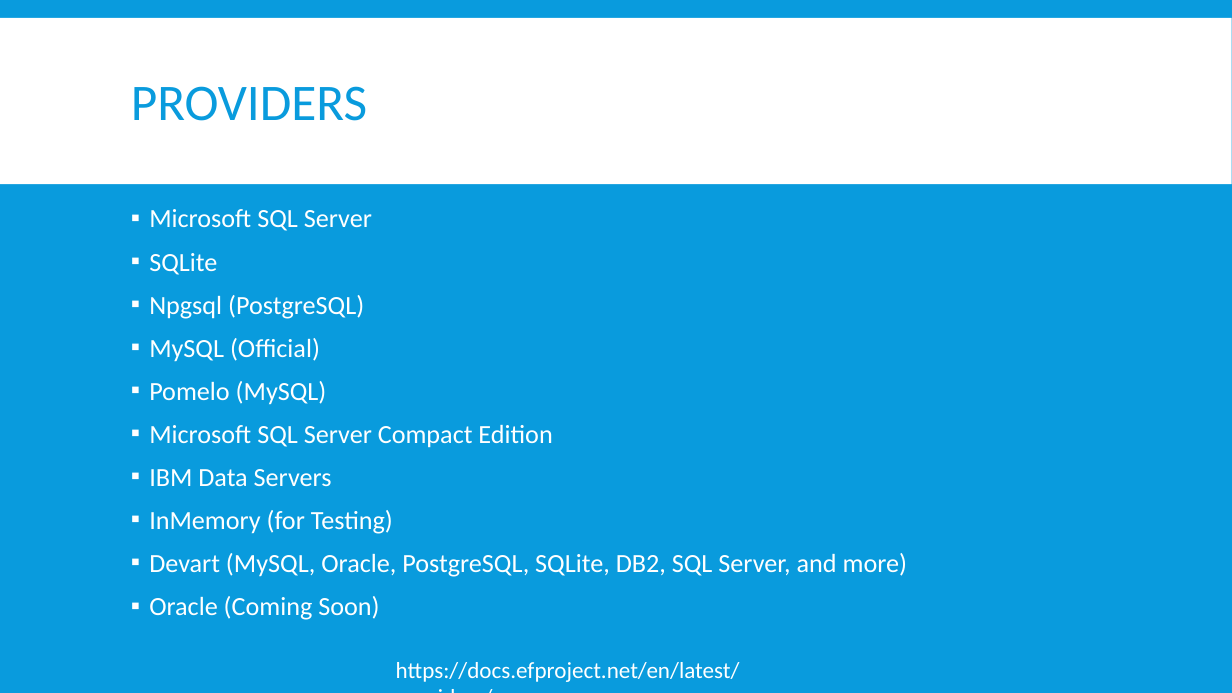
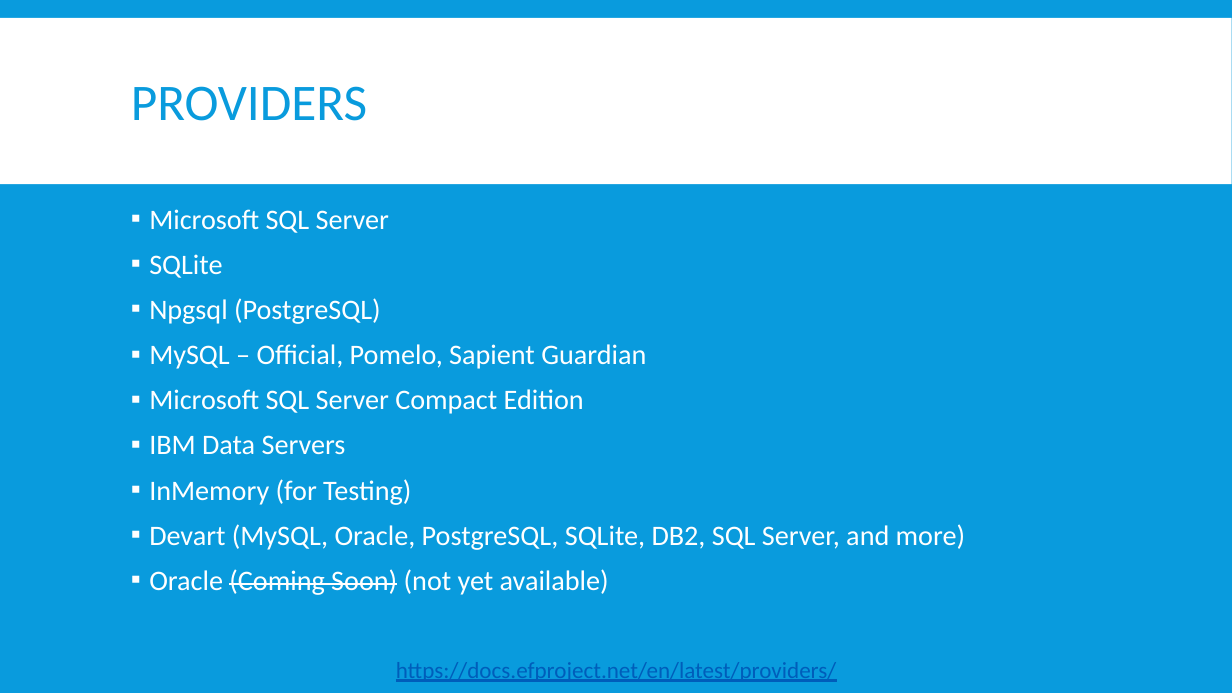
Before and after one commit to jwooley/EfCore, a slide deck: slide 12 of EfCoreGettingStarted.pptx. Drawn at 1232x693 pixels with LibreOffice and Linux fonts; fonts in the diff are those of the drawing. Boxes give left, top, right and bottom in pixels: in the first picture for what was removed or moved away, otherwise in the second. Text is boxed around its words. In the diff, an @@ line names an element or a change of style, - is before the commit and + after.

```diff
--- a/EfCoreGettingStarted.pptx
+++ b/EfCoreGettingStarted.pptx
@@ text at bbox=[149, 209, 965, 550]: size 20.4 to 22 pt in "Microsoft SQL Server", "SQLite", "Npgsql (PostgreSQL)", "Microsoft SQL Server Compact Edition" and 3 more places @@
@@ text at bbox=[149, 344, 646, 369]: text changed; size 20.4 to 22 pt @@
-▪ MySQL (Official)
-▪ Pomelo (MySQL)
+▪ MySQL – Official, Pomelo, Sapient Guardian
@@ text at bbox=[149, 569, 609, 595]: text changed; size 20.4 to 22 pt @@
-▪ Oracle (Coming Soon)
+▪ Oracle (Coming Soon) (not yet available)
@@ text "https://docs.efproject.net/en/latest/providers/" at bbox=[396, 662, 837, 682]: text colour #FFFFFF to #005DBA, underline on @@
```
Also in this commit, not shown: 1 other slide changed.
